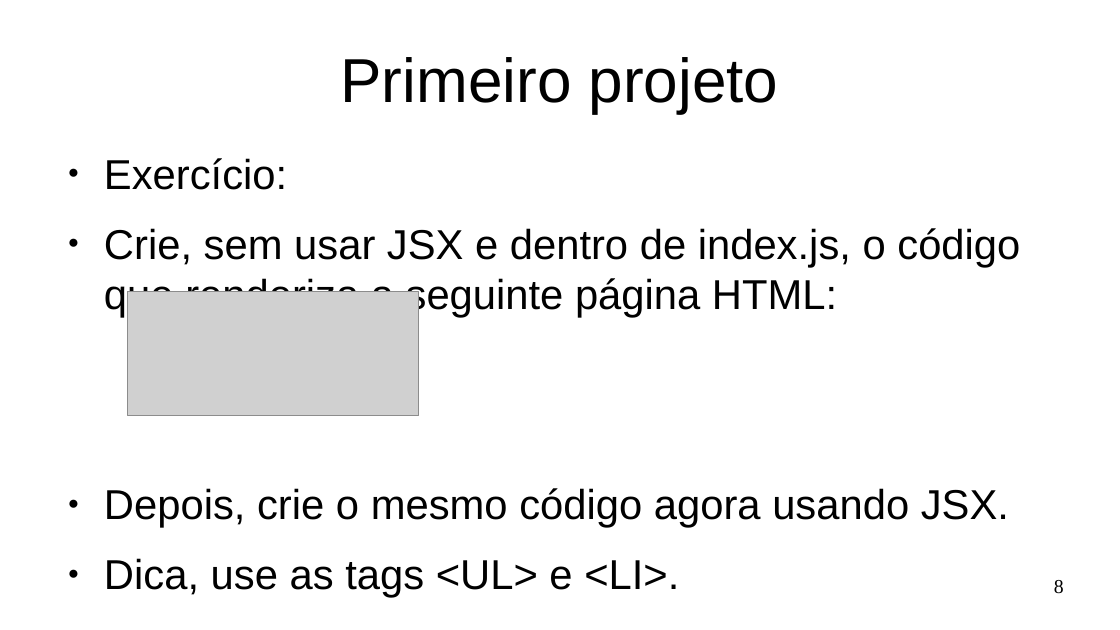
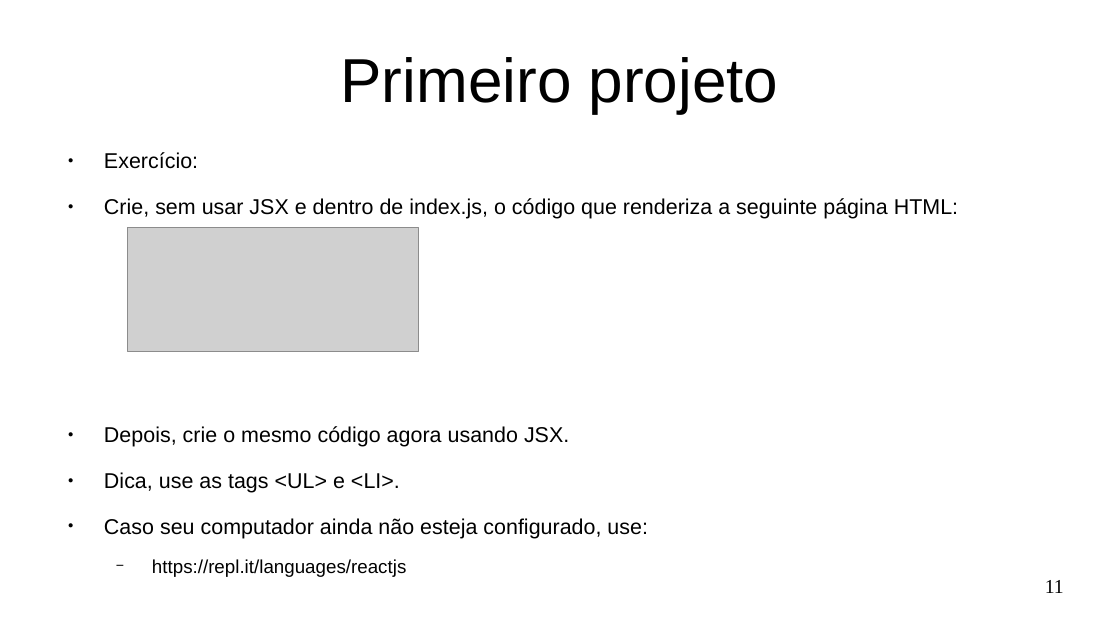
Before and after one commit to Marques-Dev/WEB_2020-1, a slide deck: slide 11 of SLIDES/aula01.odp (slide 8 before the commit). Drawn at 1120x630 pixels with LibreOffice and Linux fonts; fonts in the diff are those of the drawing; grey boxes stand for pictures. Boxes give left, top, right and bottom in pixels: in the first picture for what was removed or moved away, otherwise in the second. Text is boxed around its words. In the diff, an @@ line names an element or a change of style, - is before the commit and + after.

```diff
--- a/SLIDES/aula01.odp
+++ b/SLIDES/aula01.odp
@@ text at (104, 152, 958, 493): size 29.6 to 15.2 pt in "Exercício:", "Crie, sem usar JSX e dentro de ...", "Depois, crie o mesmo código agora usando ...", "Dica, use as tags <UL> e <LI>." @@
@@ picture: place and size @@
-picture at (128, 292, 419, 416)
+picture at (128, 228, 419, 352)
@@ text at (104, 518, 648, 577): paragraphs added @@
+● Caso seu computador ainda não esteja configurado, use:
+  − https://repl.it/languages/reactjs
@@ page number at (1045, 580, 1064, 593): text changed @@
-8
+11
```
Also in this commit, not shown: 7 other slides changed, 3 slides added, 3 other files.
